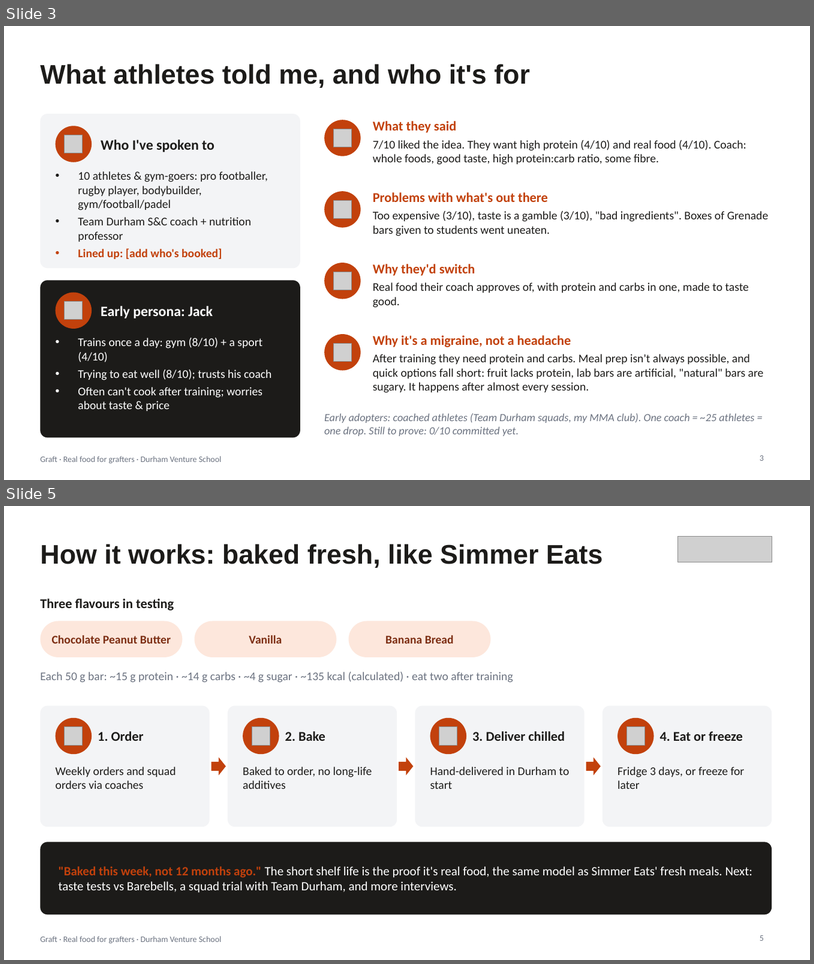
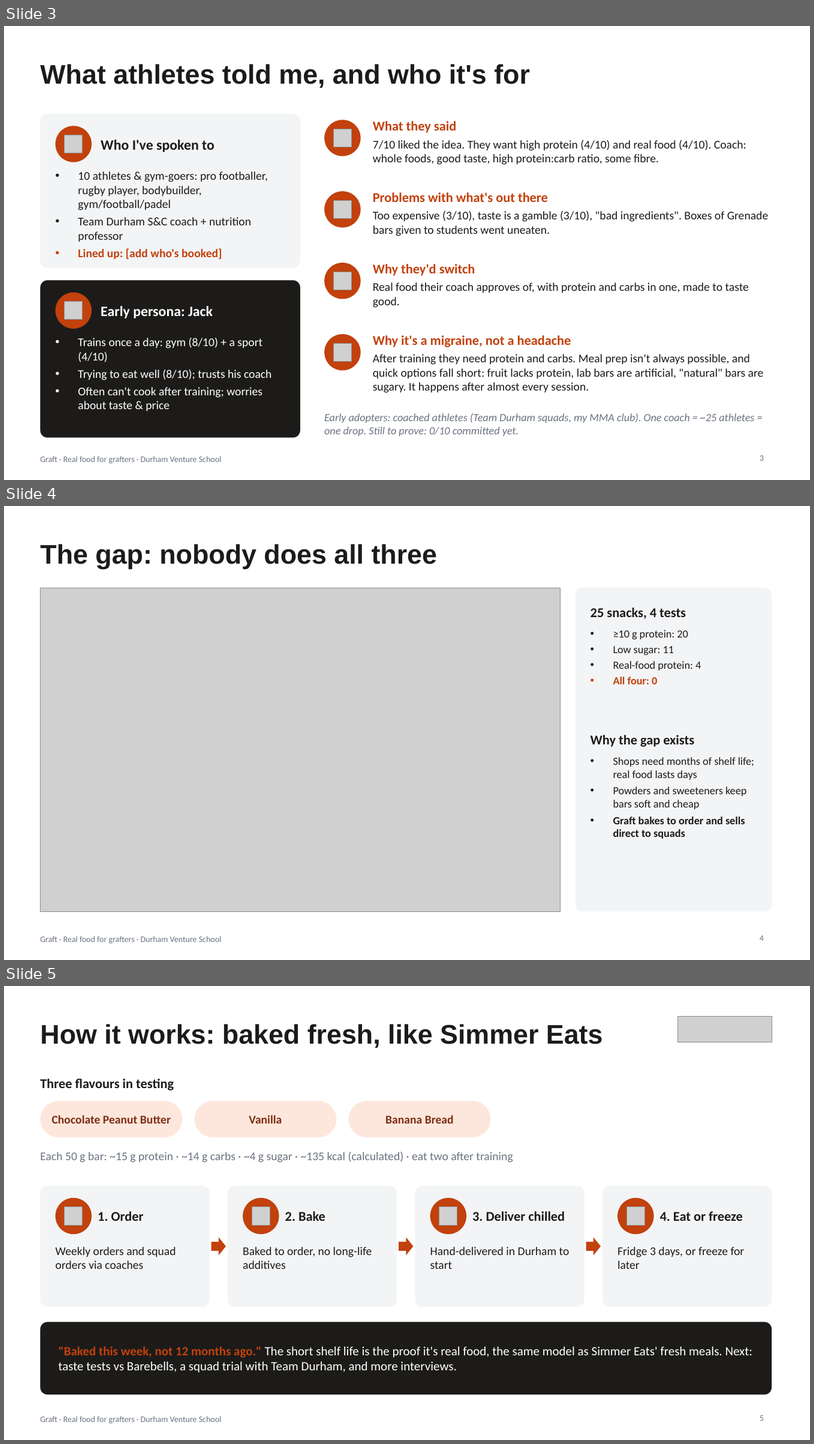
Before and after one commit to ewanh2005-alt/Ewan, a slide deck: 09-pitch/pitch-deck.pptx. Shown one above the other, each under a label of ours: slides 3 and 5 before the commit, slides 3, 4 and 5 after it; the slides between them are not shown. The pictures are 814x964 and 814x1444 pixels, drawn with LibreOffice and Linux fonts; fonts in the diff are those of the drawing; grey boxes stand for pictures. Boxes give left, top, right and bottom in pixels: in the first picture for what was removed or moved away, otherwise in the second. Text is boxed around its words. In the diff, an @@ line names an element or a change of style, - is before the commit and + after.

```diff
--- a/09-pitch/pitch-deck.pptx
+++ b/09-pitch/pitch-deck.pptx
@@ slide 4 added at <box>4,506,810,960</box>, background #FFFFFF; not listed: 1 template element that a slide beside it also shows @@
@@ title added at <box>40,544,438,568</box>, 32 pt, text #1C1B19, bold @@
+The gap: nobody does all three
@@ picture added at <box>40,588,561,912</box> @@
@@ rounded rectangle added at <box>576,588,772,912</box>, fill #F3F4F6 @@
@@ text added at <box>591,607,686,619</box>, 16 pt, text #1C1B19, bold @@
+25 snacks, 4 tests
@@ text added at <box>614,630,701,684</box>, 13 pt, text #1C1B19 @@
+• ≥10 g protein: 20
+• Low sugar: 11
+• Real-food protein: 4
+• All four: 0
@@ text added at <box>591,735,695,747</box>, 16 pt, text #1C1B19, bold @@
+Why the gap exists
@@ text added at <box>614,757,755,838</box>, 13 pt, text #1C1B19 @@
+• Shops need months of shelf life; real food lasts days
+• Powders and sweeteners keep bars soft and cheap
+• Graft bakes to order and sells direct to squads
@@ page number added at <box>760,935,764,940</box>, 10 pt, text #6B7280 @@
+4
```
Also in this commit, not shown: 1 slide removed, 7 other files.
